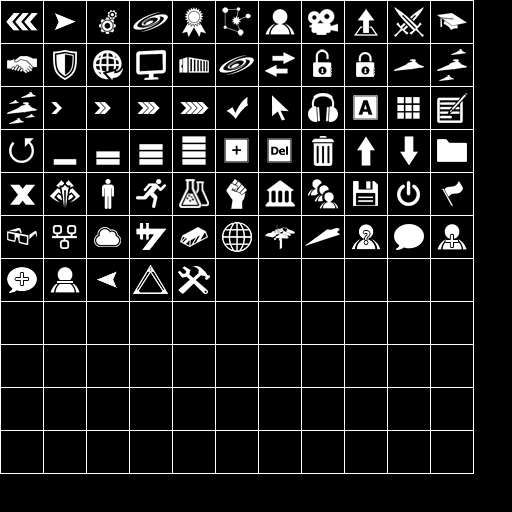
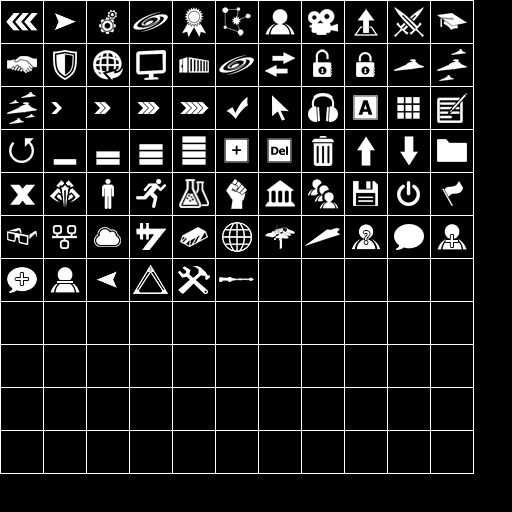
Layered file, before and after one edit (512 x 512). Changes by layer:
added layer "Galaxy Gun" above "Grid" over [219, 277, 254, 282]
